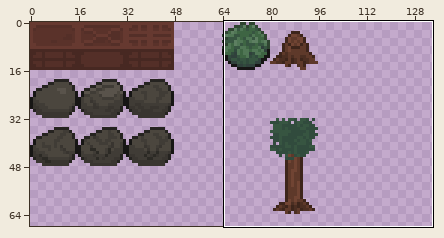
Edited in one commit: pixel-art file (EverlastingRejuvenation_Art/Tileset/ObjectsTileset.aseprite). Above: a wide view before the commit, with the close-up outlined.
Close-up. Before:
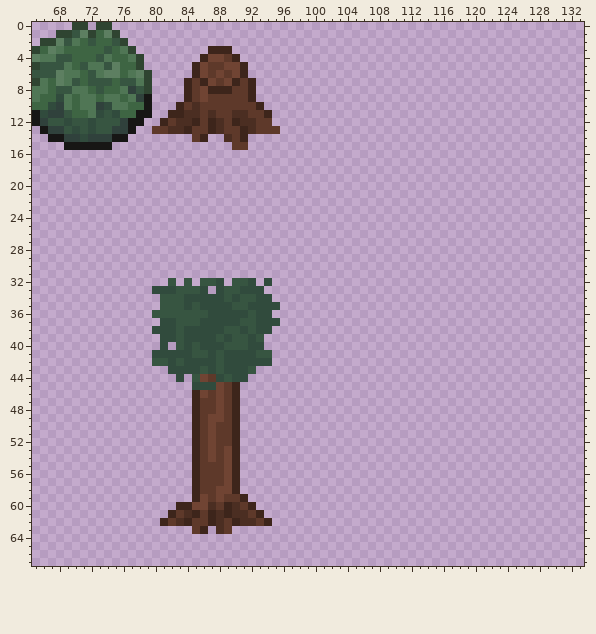
320x320 pixels, 1 frame. Colours within 5 levels of each other are drawn and written as one. Shown: x 65..133, y 0..67. The wide view leaves out empty margins.
And afterwards:
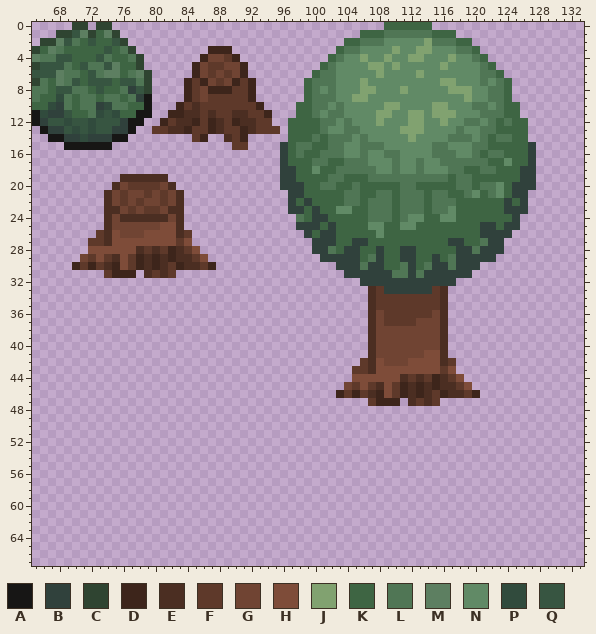
Palette (. is transparent): A #171615  B #30413c  C #2f4431  D #3d251b  E #4b2e22  F #5e392a  G #704433  H #7e4c39  J #81a270  K #3e6543  L #507655  M #5d7f61  N #618a66  P #314b3d  Q #375541
From old to new:
Changed rows in their new state; - is an unchanged pixel.
Layer "Bushes":
first column x 70:
 0 ---------------------------------------KKKKKK-------------
 1 ------------------------------------KKKLLLLLLKKK----------
 2 ----------------------------------KKLLLNNNNNJLLLKK--------
 3 ---------------------------------KLLNNNNJNNJJNNNLLK-------
 4 --------------------------------KLNNJNNJNNJJNNNJNNLK------
 5 -------------------------------KLNNNNJJNJNNNNNJNNNNLK-----
 6 ------------------------------KLLNNNNNJNNNNJNNNNNNNLLK----
 7 -----------------------------KLLLNNNJNNNNNNNNNJJNNNLNLK---
 8 -----------------------------KLNLNNNJJNNNJNNNNNJJJNNLLK---
 9 -----------------------------KLLLNNJJNNNNNNNNNNNNJNNLLK---
10 ----------------------------KKLLNLNNNNNJJNNNNJJNNNLLNLKK--
11 ----------------------------KKLNLLNNNNJJNNJJNJJJNNNLLLKK--
12 ---------------------------KKKKLLNLNNNJNNNJJNNJNNLLNLKLKK-
13 ---------------------------KKKKLNNLLNNNNNJJJNNNNLNNLLKKKK-
14 ---------------------------KKKLKLLLNLNNNNNJNNNNLLLNLKLLKK-
15 --------------------------BKLLKKLLNNLLLNNNNNNLLNNNLLKKKKKB
16 --------------------------BKLKKLLLNNLNNLLNNNNLLLNNLKLLKKKB
17 --------------------------BKKKLLKKLLLNNNLNNLNNLLLLLLKKNKKB
18 --------------------------BBKKNKKLLLLLNNLNNLNNNLLKKLLKKKBB
19 ------EEEEEE--------------BBKKKKLLKKKLLLLLLLLLLKLLKKKKKKBB
20 -----EGFFFFGE-------------BBBKKLLKKLKKKKKLLKKKKKLLKLLNKBBB
21 ----EGFGGFGFGE-------------BBKKKKKLLKKLLKLLLKLLKKLNKLNKBB-
22 ----EGFGFGGFGE-------------BKBKKKKLLKLLLKLLLKLLLKKKKKKBKB-
23 ----EEGFGFFGEE-------------BBKBKKNNKKLLLKLLLKLLNKKKKKKBBB-
24 ----EGEEEEEEGE--------------LKBBKKKKKLLLKLNNKKNNKKKKKKKB--
25 ----EGGGGGGHHE--------------BBBKBKKKKNNKKNNKKKKKKKKBBKBB--
26 ---FEHGGGHHHHEF--------------BKBBKKKKKNKKKKKKKKKKKKBBBB---
27 --FFEHHHHHHHHFH---------------BBBKKBBKKKKKKKKKKBBKKLBB----
28 --HHHHHHEFEFDEFH--------------BBLKBBKKBKKBBKKKKKBBLBBB----
29 -GFHFEHFDEDEDEEFH--------------BBBBBKLBKKBBKKBKLBBBBB-----
30 DFDFEDHFDEDEFDEEFD---------------BBBLBBKKLBKLBBLBBB-------
31 ----FDDD-EFEF---------------------BBBBBBLLBLBBBBBB--------
32 ------------.-.-...-...-.-----------BBBBBBBBBBBB----------
33 ----------.......-......-------------EFBBBBBBFE-----------
34 -----------..............------------EFFFFFFFFE-----------
35 -----------...............-----------EFFFFFFFFE-----------
36 ----------...............------------EGFFFFFFGE-----------
37 -----------...............-----------EGFFFFGGGE-----------
38 ----------...............------------EGGGGGGGGE-----------
39 -----------.............-------------EGGGGGGGGE-----------
40 -----------.-...........-------------EGGGGGGGGE-----------
41 ----------...............------------EGGGGGGHHE-----------
42 ----------...............-----------FEHGGGHHHHEF----------
43 ------------...........------------FFEHHHHHHHHFH----------
44 -------------.-.......-------------HHHHHHEFEFDEFH---------
45 ---------------......-------------GFHFEHFDEDEDEEFH--------
46 ---------------......------------DFDFEDHFDEDEFDEEFD-------
47 ---------------......----------------FDDD-EFEF------------
48 ---------------......-------------------------------------
49 ---------------......-------------------------------------
50 ---------------......-------------------------------------
51 ---------------......-------------------------------------
52 ---------------......-------------------------------------
53 ---------------......-------------------------------------
54 ---------------......-------------------------------------
55 ---------------......-------------------------------------
56 ---------------......-------------------------------------
57 ---------------......-------------------------------------
58 ---------------......-------------------------------------
59 ---------------.......------------------------------------
60 -------------..........-----------------------------------
61 ------------............----------------------------------
62 -----------..............---------------------------------
63 ---------------..-..--------------------------------------
Pixel boxes of the changes (left, top, right, bottom) in both close-ups:
added: (280, 22, 536, 406)
changed: (72, 174, 280, 534)
